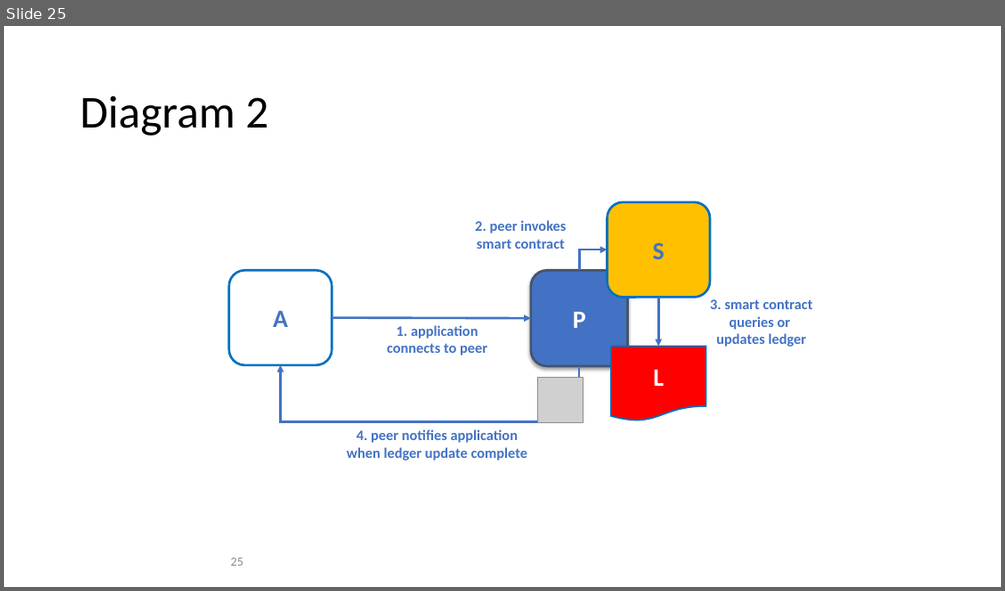
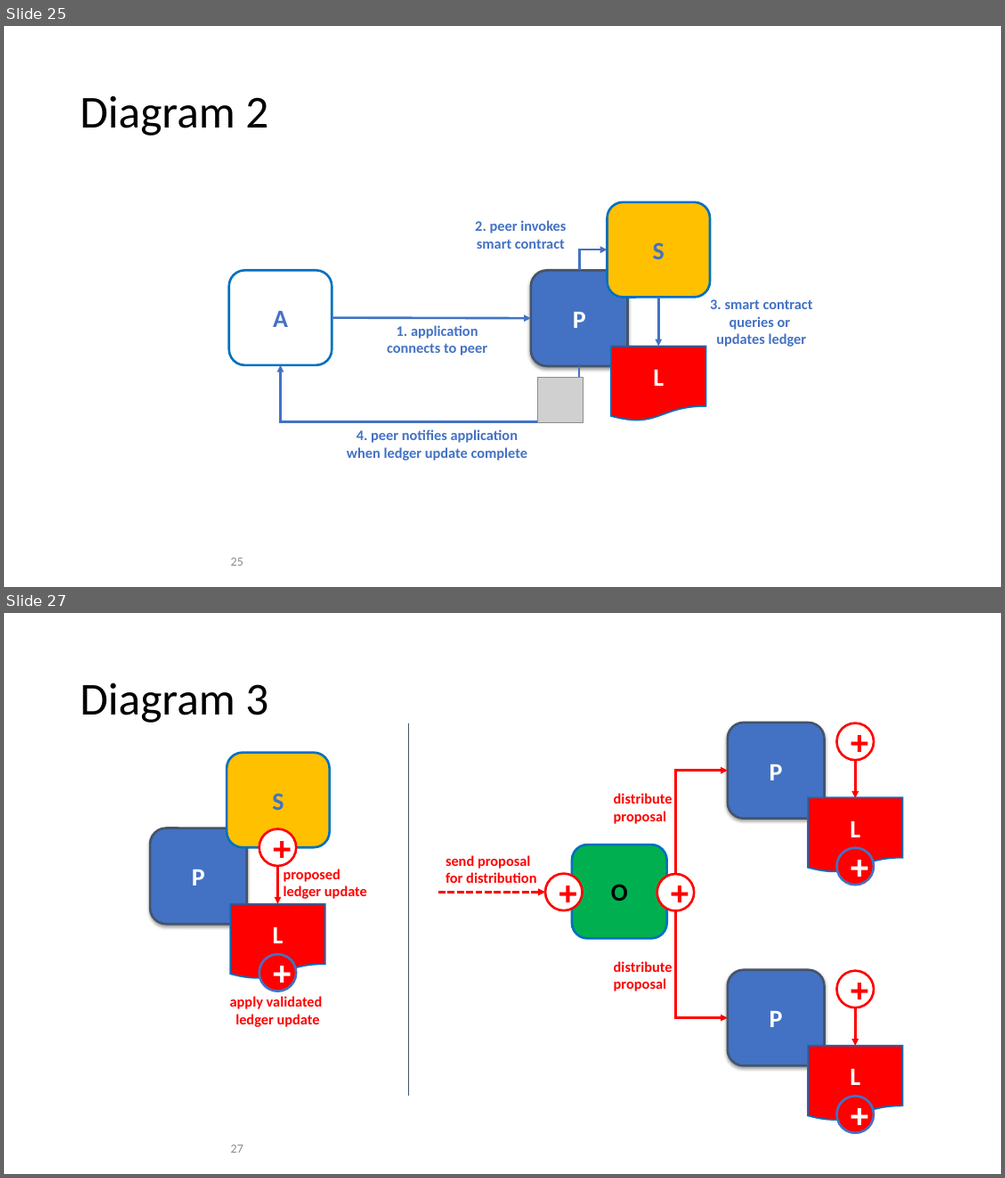
Before and after one commit to FabricTOC/FabricTOC, a slide deck: docs/OtherSourceMaterial/Diagrams.pptx. Shown one above the other, each under a label of ours: slide 25 before the commit, slides 25 and 27 after it; the slides between them are not shown. The pictures are 1005x591 and 1005x1178 pixels, drawn with LibreOffice and Linux fonts; fonts in the diff are those of the drawing; grey boxes stand for pictures. Boxes give left, top, right and bottom in pixels: in the first picture for what was removed or moved away, otherwise in the second. Text is boxed around its words. In the diff, an @@ line names an element or a change of style, - is before the commit and + after.

```diff
--- a/docs/OtherSourceMaterial/Diagrams.pptx
+++ b/docs/OtherSourceMaterial/Diagrams.pptx
@@ slide 27 added at bbox=[4, 613, 1001, 1174], background #FFFFFF @@
@@ title added at bbox=[80, 682, 268, 722], 44 pt, text #000000 @@
+Diagram 3
@@ line added from (409, 723) to (409, 1096), #44546A 0.25 pt @@
@@ group added at bbox=[150, 752, 367, 1027]: 2 rounded rectangles, 2 texts, 2 ellipses, 1 flow chart document, 1 arrow @@
+P
+L
+proposed
+ledger update
++
+apply validated
+ledger update
+S
++
@@ group added at bbox=[438, 722, 903, 1133]: 6 ellipses, 3 rounded rectangles, 3 arrows, 3 texts, 2 flow chart documents, 2 elbow arrows @@
+O
+P
+P
++
++
++
+L
++
+L
++
++
+send proposal for distribution
+distribute proposal
+distribute proposal
@@ page number added at bbox=[231, 1144, 243, 1152], 12 pt, text #8C8C8C @@
+27
```
Also in this commit, not shown: 3 slides changed, 1 other file.
